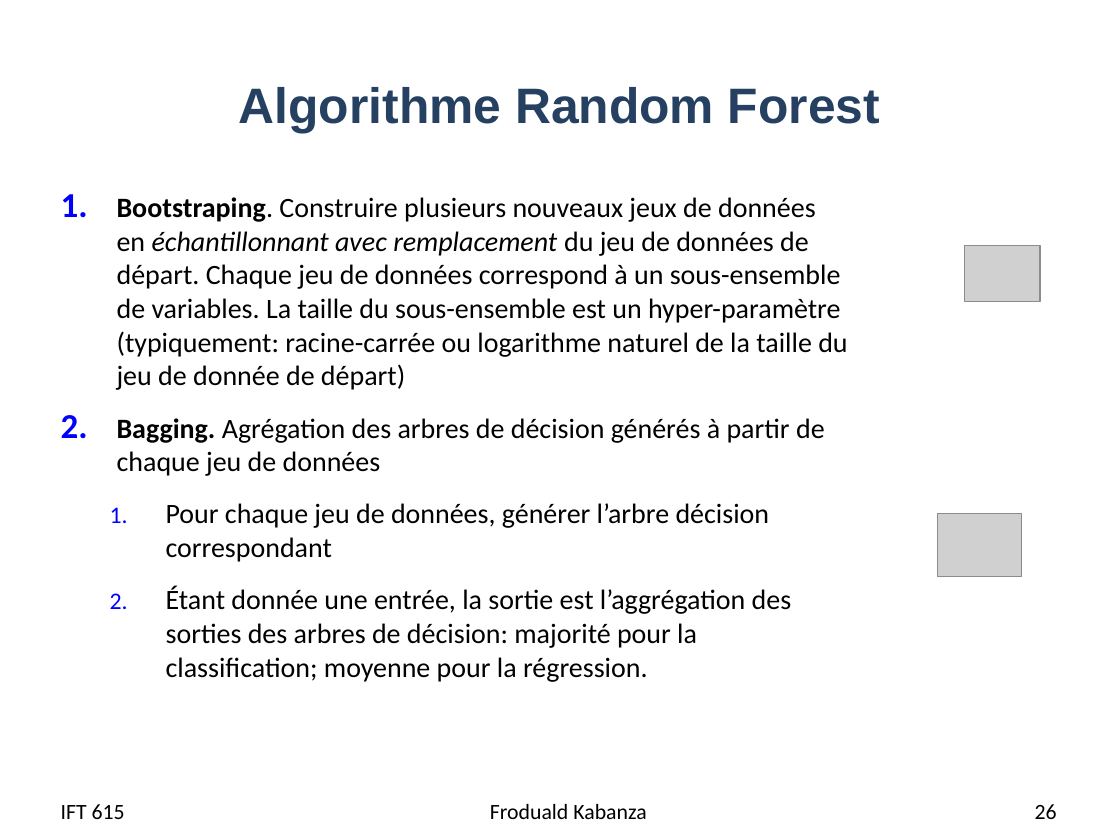
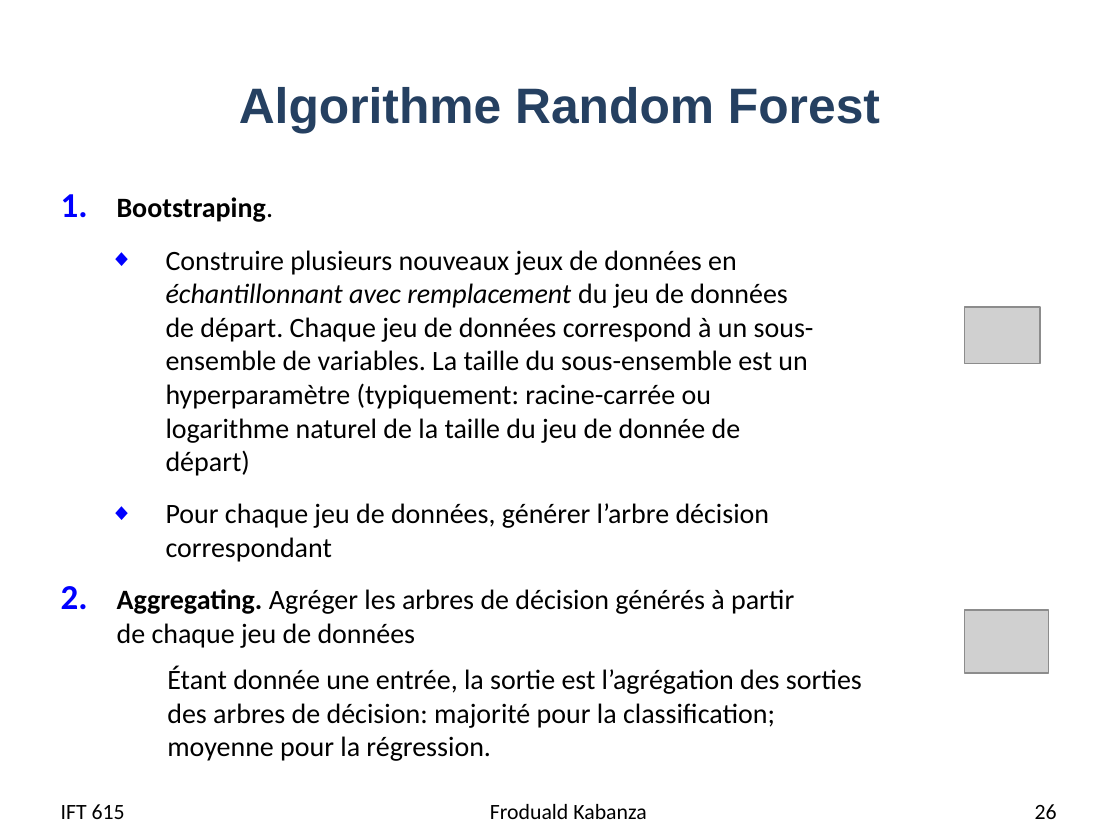
Before and after one commit to djeffkanda/djeffkanda.github.io, a slide deck: slide 26 of ift/assets/slides/ift615-08-Apprentissage avec des arbres de decision.pptx. Drawn at 1120x840 pixels with LibreOffice and Linux fonts; fonts in the diff are those of the drawing; grey boxes stand for pictures. Boxes give left, top, right and bottom in pixels: in the first picture for what was removed or moved away, otherwise in the second. Text is boxed around its words. In the diff, an @@ line names an element or a change of style, - is before the commit and + after.

```diff
--- a/ift/assets/slides/ift615-08-Apprentissage avec des arbres de decision.pptx
+++ b/ift/assets/slides/ift615-08-Apprentissage avec des arbres de decision.pptx
@@ text at [117, 197, 814, 476]: text changed @@
-1. Bootstraping. Construire plusieurs nouveaux jeux de données en échantillonnant avec remplacement du jeu de données de départ. Chaque jeu de données correspond à un sous-ensemble de variables. La taille du sous-ensemble est un hyper-paramètre (typiquement: racine-carrée ou logarithme naturel de la taille du jeu de donnée de départ)
-2. Bagging. Agrégation des arbres de décision générés à partir de chaque jeu de données
+1. Bootstraping.
+  ◆ Construire plusieurs nouveaux jeux de données en échantillonnant avec remplacement du jeu de données de départ. Chaque jeu de données correspond à un sous-ensemble de variables. La taille du sous-ensemble est un hyperparamètre (typiquement: racine-carrée ou logarithme naturel de la taille du jeu de donnée de départ)
@@ picture: place and size @@
-picture at [964, 245, 1039, 301]
+picture at [964, 307, 1039, 363]
@@ picture removed at [937, 514, 1021, 577] @@
@@ text at [117, 589, 794, 614]: text changed @@
-  2. Étant donnée une entrée, la sortie est l’aggrégation des sorties des arbres de décision: majorité pour la classification; moyenne pour la régression.
+2. Aggregating. Agréger les arbres de décision générés à partir de chaque jeu de données
@@ picture added at [964, 610, 1048, 673] @@
@@ text added at [167, 666, 862, 761], 18 pt, text #000000 @@
+  Étant donnée une entrée, la sortie est l’agrégation des sorties des arbres de décision: majorité pour la classification; moyenne pour la régression.
```
Also in this commit, not shown: 7 other slides changed, 1 other file.
